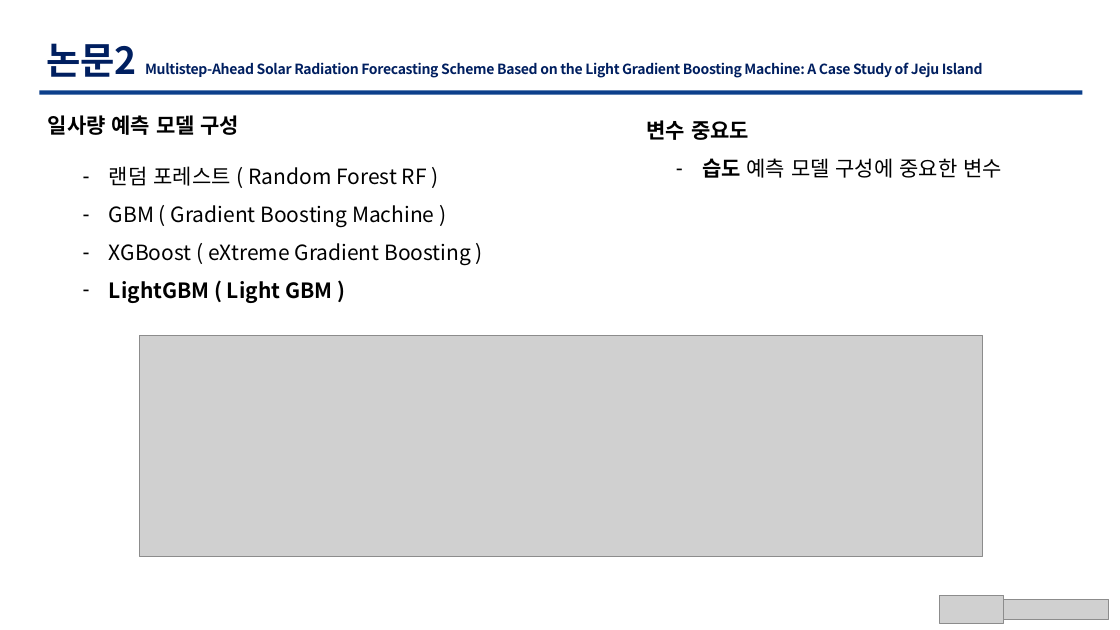
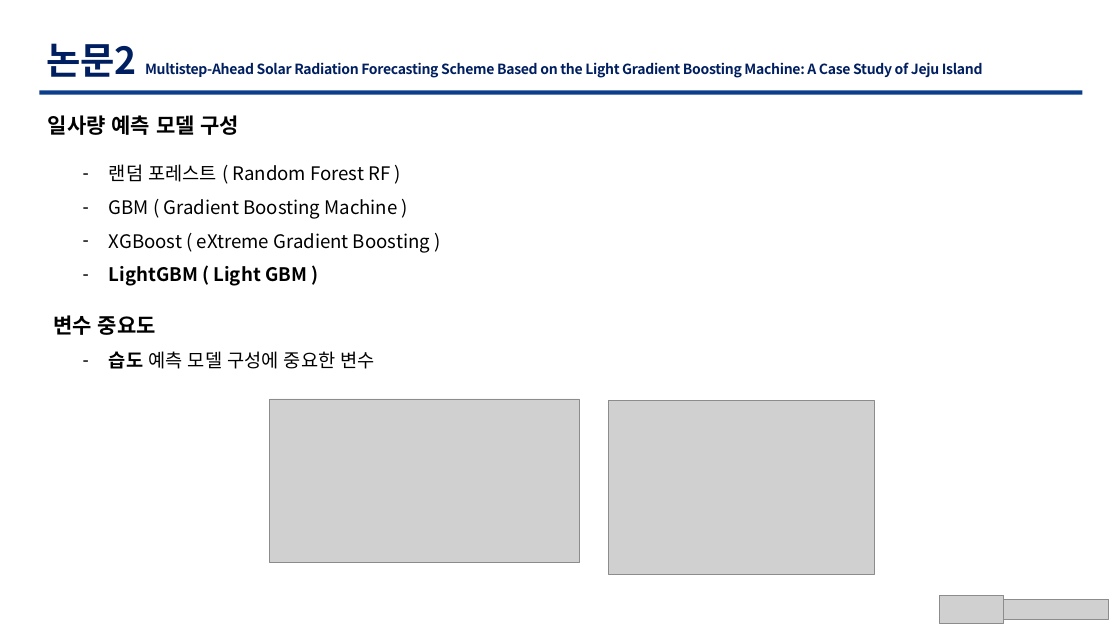
Before and after one commit to TaegyuHan/Solar_radiation_prediction_model, a slide deck: slide 9 of KICS_PT/[KICS] 동향 poster - 복사본.pptx. Drawn at 1120x630 pixels with LibreOffice and Linux fonts; fonts in the diff are those of the drawing; grey boxes stand for pictures. Boxes give left, top, right and bottom in pixels: in the first picture for what was removed or moved away, otherwise in the second. Text is boxed around its words. In the diff, an @@ line names an element or a change of style, - is before the commit and + after.

```diff
--- a/KICS_PT/[KICS] 동향 poster - 복사본.pptx
+++ b/KICS_PT/[KICS] 동향 poster - 복사본.pptx
@@ text "랜덤 포레스트 ( Random Forest ..." at [109, 164, 430, 286]: size 18 to 16 pt @@
@@ text "변수 중요도": place and size @@
-text "변수 중요도" at [647, 120, 749, 140]
+text "변수 중요도" at [53, 315, 156, 335]
@@ text "습도 예측 모델 구성에 중요한 ..." at [109, 351, 374, 369]: size 18 to 16 pt @@
@@ text "습도 예측 모델 구성에 중요한 ...": place and size @@
-text "습도 예측 모델 구성에 중요한 ..." at [702, 158, 1002, 178]
+text "습도 예측 모델 구성에 중요한 ..." at [109, 351, 374, 369]
@@ picture added at [270, 399, 580, 563] @@
@@ picture: place and size @@
-picture at [139, 335, 983, 557]
+picture at [609, 401, 875, 574]
```
Also in this commit, not shown: 8 other slides changed, 2 other files.
